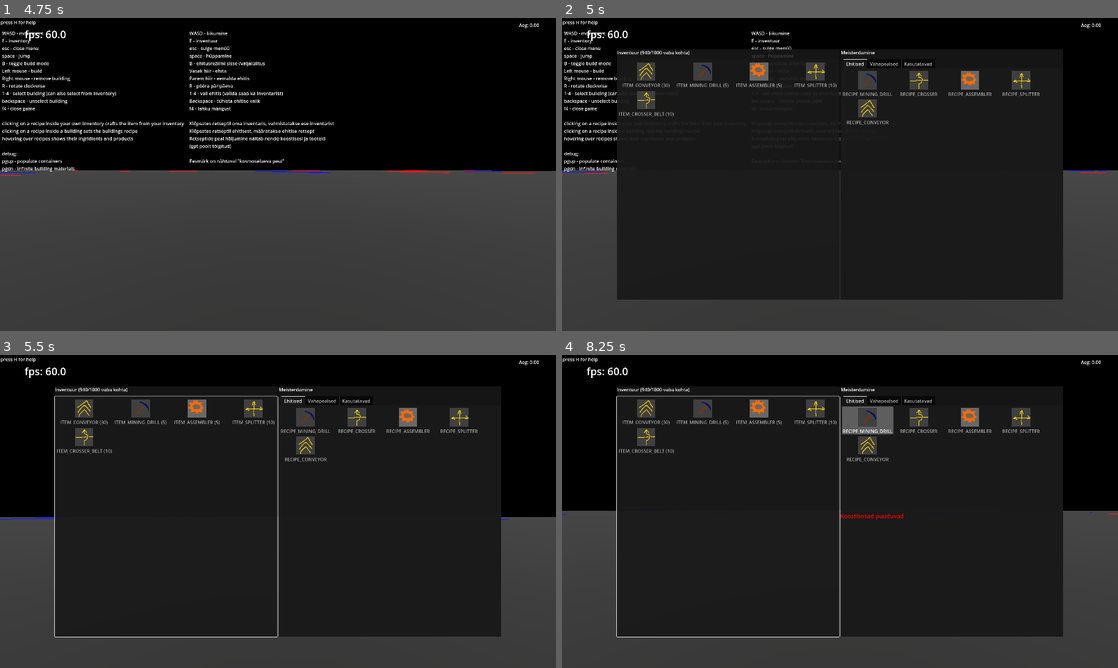
Above: before the commit, frames 1-4 (two rows, left to right).
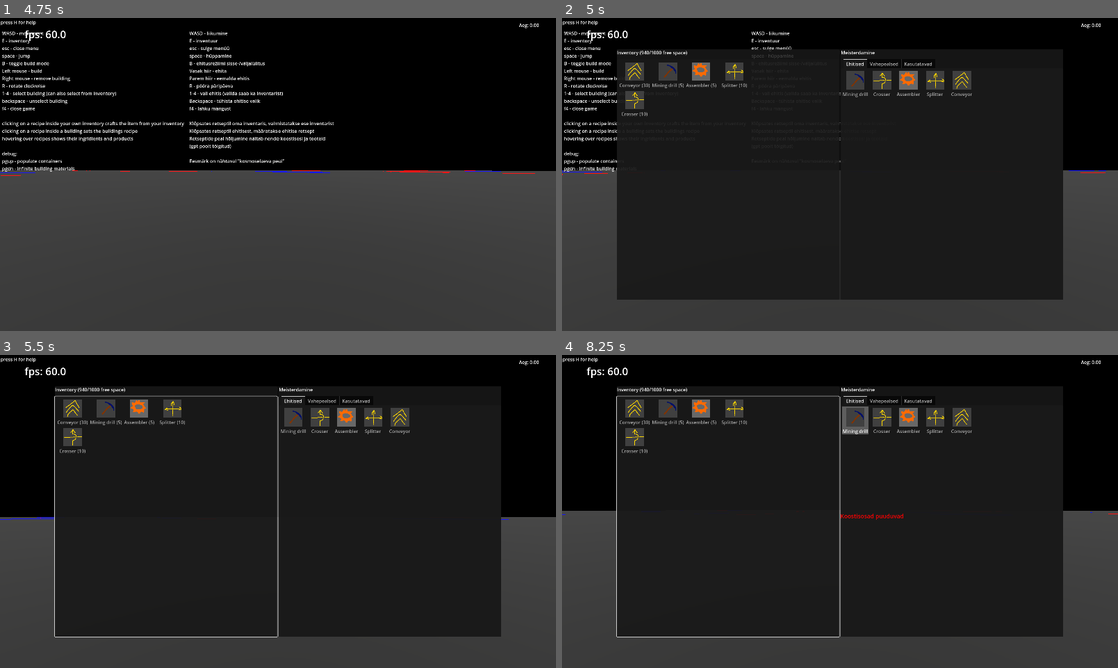
Above: after the commit, the same moments.

Repository: Tinigame/UPT-game-project
Game: Godot game, scene res://Scenes/world.tscn
Two runs of this game, one before a commit and one after it. Both use one fixed random seed, a clock stepped at 60 frames per second and the inputs below.
Inputs (mouse positions are in pixels of both pictures, inside the frame that each line leads up to):
- Up to frame 1 (4.75 s): click "Play game" at 0.5 s; tap H (help_menu) every 0.75 s from 1.25 to 4.25 s; move the mouse to (305, 174) at 1.27 s; tap A (A) at 1.35, 4.55 s; click (305, 174) at 1.42 s; tap D (D) at 1.55, 2.1 s; move the mouse to (250, 174) at 2.02 s; click (250, 174) at 2.17 s; tap S (S) at 2.3, 2.85 s; move the mouse to (289, 168) at 2.77 s; click (289, 168) at 2.92 s; tap W (W) at 3.05, 3.6 s; move the mouse to (272, 180) at 3.52 s; click (272, 180) at 3.67 s; tap Space (space) at 3.8, 4.35 s; move the mouse to (316, 177) at 4.27 s; click (316, 177) at 4.42 s
- Up to frame 2 (5 s): tap E (open_inventory) at 4.9 s
- Up to frame 3 (5.5 s): tap H (help_menu) at 5 s; move the mouse to (233, 508) at 5.02 s; tap A (A) at 5.1 s; click (233, 508) at 5.17 s; tap D (D) at 5.3 s
- Up to frame 4 (8.25 s): move the mouse to (845, 511) at 5.77 s; tap D (D) at 5.85 s; click (845, 511) at 5.92 s; tap S (S) at 6.05, 6.6 s; move the mouse to (817, 505) at 6.52 s; click (817, 505) at 6.67 s; tap W (W) at 6.8, 7.35 s; move the mouse to (867, 511) at 7.27 s; click (867, 511) at 7.42 s; tap Space (space) at 7.55 s; move the mouse to (812, 511) at 8.02 s; tap R (rotate_clockwise) at 8.1 s; click (812, 511) at 8.17 s

Frame 1 is identical in both runs. In frame 2, 3.7% of the frame differs, in the area x 10-86%, y 10-35%; in frame 3, 3.7%; in frame 4, 3.8%.

Commit message:
even more localisation

Diff:
--- a/Scripts/autoload/Enums.gd
+++ b/Scripts/autoload/Enums.gd
@@ -14,16 +14,16 @@
 }
 
 const CRAFTER_NAMES = {
-	CrafterFlags.HANDCRAFT: "Käsitsi meisterdamine",
-	CrafterFlags.ASSEMBLER: "Koostepink",
-	CrafterFlags.CHEMICAL_REACTOR: "Keemiline reaktor",
+	CrafterFlags.HANDCRAFT: "CRAFTER_HANDCRAFT",
+	CrafterFlags.ASSEMBLER: "CRAFTER_ASSEMBLER",
+	CrafterFlags.CHEMICAL_REACTOR: "CRAFTER_CHEMICAL_REACTOR",
 }
 
 func get_disallowed_crafter_name(mask: int) -> String:
 	var names: Array[String] = []
 	for flag in CRAFTER_NAMES.keys():
 		if mask & flag:
-			names.append(CRAFTER_NAMES[flag])
+			names.append(tr(CRAFTER_NAMES[flag]))
 	if names.is_empty():
-		return "Puuduvad"  # No disallowed crafters
+		return tr("CRAFTER_NOTHING")
 	return ", ".join(names)
--- a/Scripts/autoload/player_UI.gd
+++ b/Scripts/autoload/player_UI.gd
@@ -43,11 +43,11 @@
 
 	if target_building.name == "ContainerManager":
 		container = target_building
-		container_label.text = str("Inventuur (", container.slot_free_space(0), "/", container.slots[0].capacity, " vaba kohta)")
+		container_label.text = str(tr("UI_INVENTORY_LABEL") + " (", container.slot_free_space(0), "/", container.slots[0].capacity, " ", tr("UI_CONTAINER_FREE_SPACE") + ")")
 
 	else:
 		container = target_building.container_manager
-		container_label.text = str("Ehitise ",  target_building.name, " Konteiner")
+		container_label.text = str(tr("UI_CONTAINER_BUILDING") + " ",  target_building.name, " ", tr("UI_CONTAINER_LABEL_SOMETHING"))
 
 
 	current_container = container
--- a/translation/translation.csv
+++ b/translation/translation.csv
@@ -3,3 +3,42 @@
 DISALLOWED_CRAFTERS,Sobimatud tootmismeetodid,Disallowed crafters
 PRODUCTS,Tooted,Products
 CRAFTING_TIME,Tootmisaeg,Crafting time
+,,
+ITEM_ASSEMBLER,Koostamismasin,Assembler
+ITEM_CHEMICAL_REACTOR,Keemiline reaktor,Chemical reactor
+ITEM_COAL_ORE,Süsi,Coal
+ITEM_CONVEYOR,Konveierilint,Conveyor
+ITEM_COPPER_ORE,Vasemaak,Copper ore
+ITEM_COPPER_WIRE,Vasktraat,Copper wire
+ITEM_CROSSER_BELT,Konveieriläbipääs,Crosser
+ITEM_ELECTRICAL_PARTS,Elektrikomponendid,Electrical parts
+ITEM_HULL_COMPONENT,Kerekomponendid,Hull components
+ITEM_IRON_GEAR,Raud hammasratas,Iron gear
+ITEM_IRON_ORE,Rauamaak,Iron ore
+ITEM_MECHANICAL_PARTS,Mehaanikaosad,Mechanical parts
+ITEM_MINING_DRILL,Kaevanduspuur,Mining drill
+ITEM_COPPER,Vask,Copper
+ITEM_IRON,Raud,Iron
+ITEM_SPLITTER,Jagaja,Splitter
+,,
+RECIPE_ASSEMBLER,Koostamismasin,Assembler
+RECIPE_CONVEYOR,Konveierilint,Conveyor
+RECIPE_COPPER_WIRE,Vasktraat,Copper wire
+RECIPE_CROSSER,Konveierläbipääs,Crosser
+RECIPE_ELECTRICAL_COMPONENTS,Elektrikomponendid,Electrical parts
+RECIPE_HULL_COMPONENTS,Kerekomponent,Hull components
+RECIPE_IRON_GEAR,Raud hammasratas,Iron gear
+RECIPE_MECHANICAL_PARTS,Mehaanikaosad,Mechanical parts
+RECIPE_MINING_DRILL,Kaevanduspuur,Mining drill
+RECIPE_PURIFY_COPPER,Vasemaagi puhastus,Purify copper
+RECIPE_PURIFY_IRON,Rauamaagi puhastus,Purify iron
+RECIPE_SPLITTER,Jagaja,Splitter
+,,
+CRAFTER_HANDCRAFT,Käsitsi meisterdamine,Handcraft
+CRAFTER_ASSEMBLER,Koostamismasin,Assembler
+CRAFTER_CHEMICAL_REACTOR,Keemiline reaktor,Chemical reactor
+,,
+UI_INVENTORY_LABEL,Inventuur,Inventory
+UI_CONTAINER_FREE_SPACE,vaba kohta,free space
+UI_CONTAINER_BUILDING,Ehitise,Building
+UI_CONTAINER_LABEL_SOMETHING,konteiner,container
